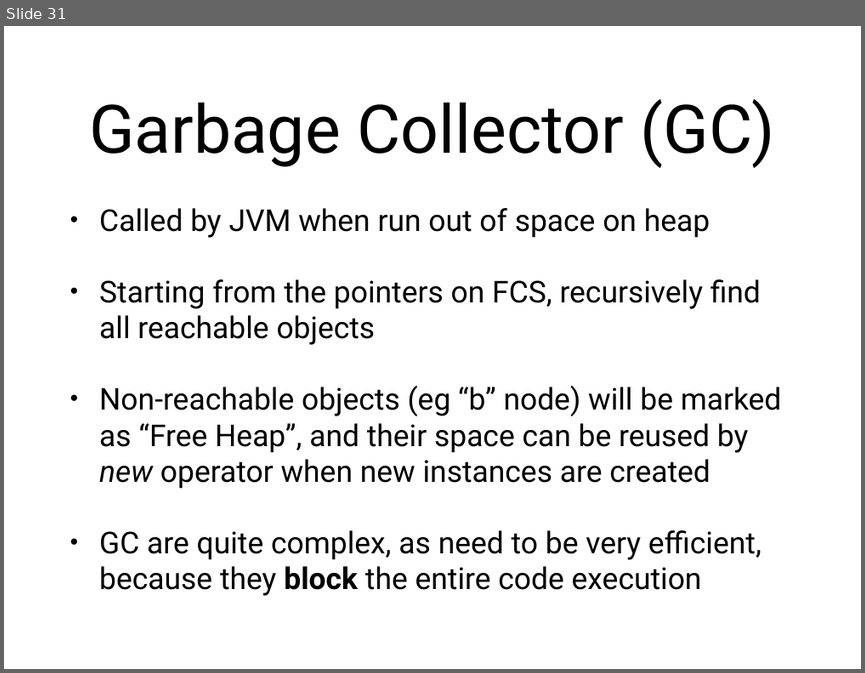
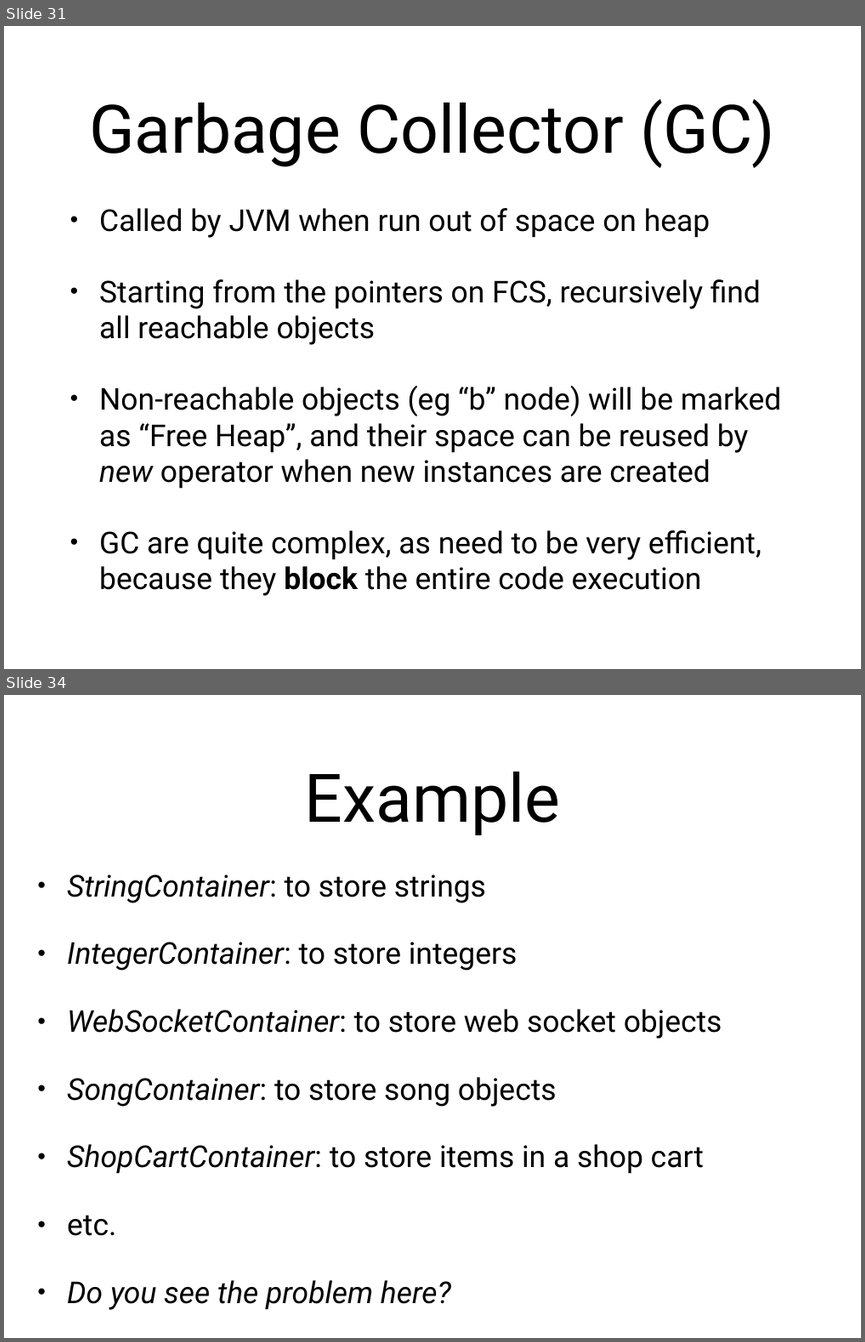
Before and after one commit to arcuri82/algorithms, a slide deck: docs/slides/02/02_stack_queue.pptx. Shown one above the other, each under a label of ours: slide 31 before the commit, slides 31 and 34 after it; the slides between them are not shown. The pictures are 865x673 and 865x1342 pixels, drawn with LibreOffice and Linux fonts; fonts in the diff are those of the drawing. Boxes give left, top, right and bottom in pixels: in the first picture for what was removed or moved away, otherwise in the second. Text is boxed around its words. In the diff, an @@ line names an element or a change of style, - is before the commit and + after.

```diff
--- a/docs/slides/02/02_stack_queue.pptx
+++ b/docs/slides/02/02_stack_queue.pptx
@@ slide 34 added at [4, 695, 861, 1338], background #FFFFFF @@
@@ title added at [305, 771, 561, 835], 80 pt, text #000000 @@
+Example
@@ text added at [67, 874, 722, 1310], 36 pt, text #000000, italic @@
+• StringContainer: to store strings
+• IntegerContainer: to store integers
+• WebSocketContainer: to store web socket objects
+• SongContainer: to store song objects
+• ShopCartContainer: to store items in a shop cart
+• etc.
+• Do you see the problem here?
```
Also in this commit, not shown: 1 slide changed, 6 other slides added, 3 other files.
